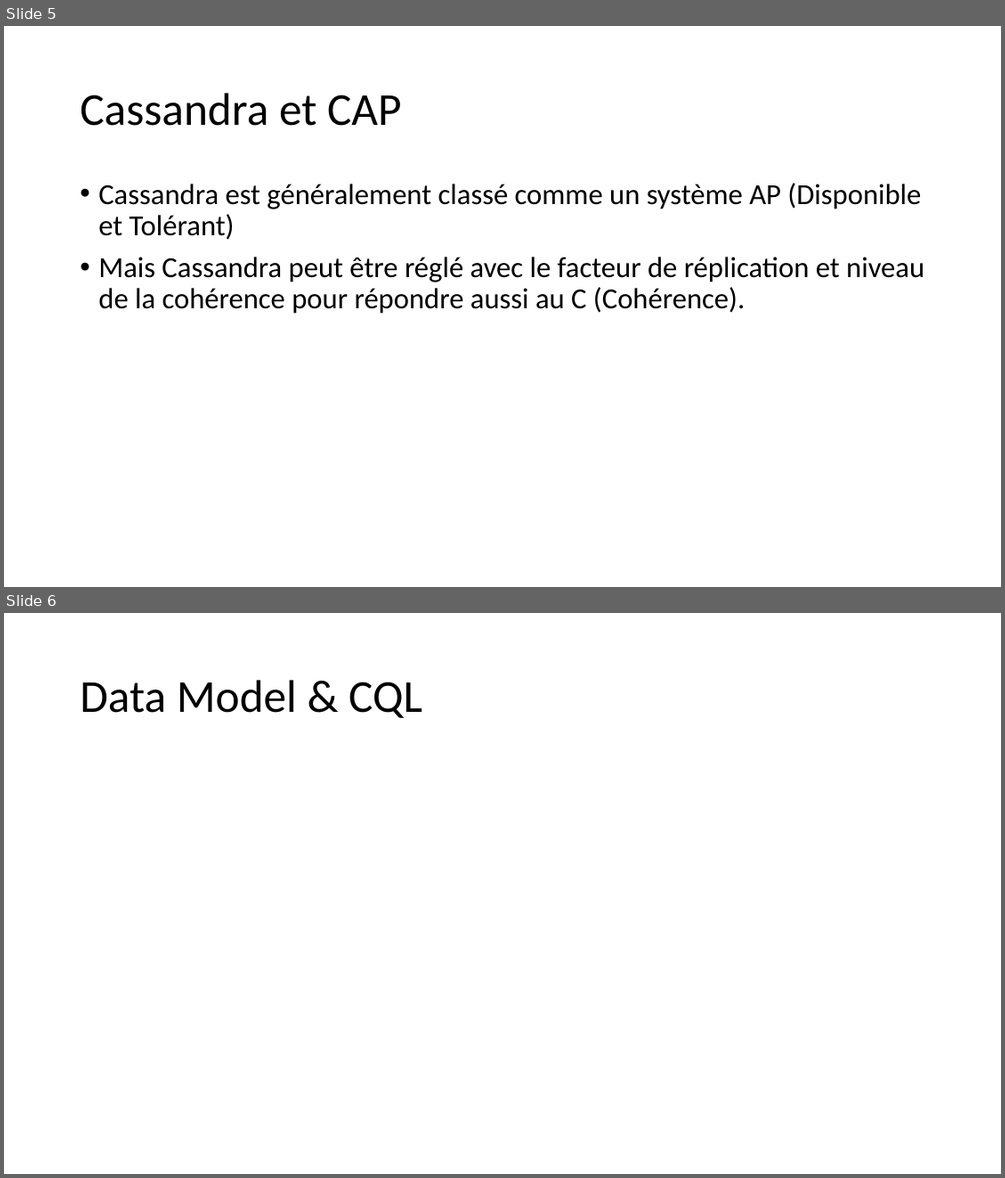
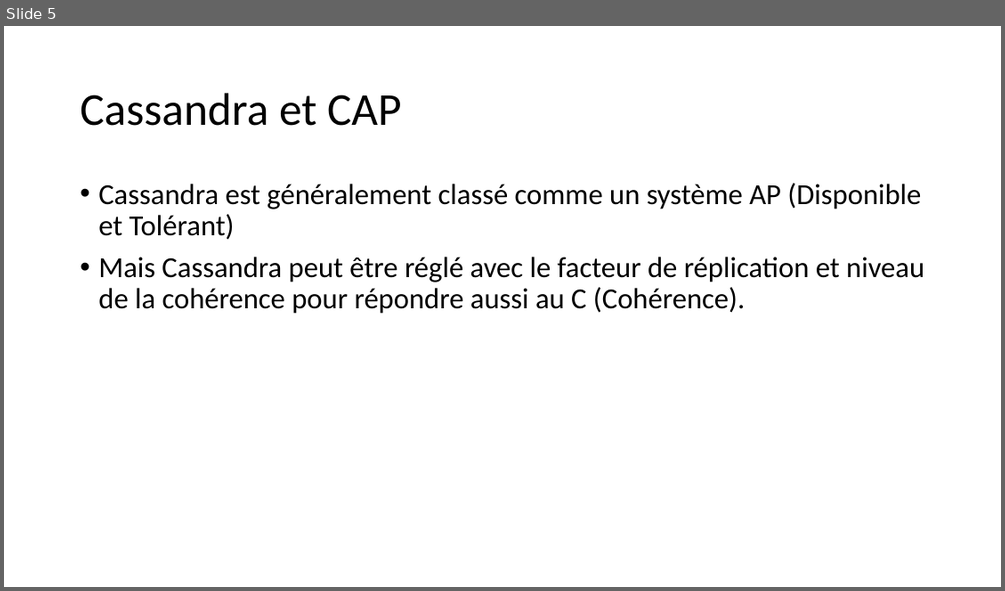
Before and after one commit to khalilbsaibes/cassandra, a slide deck: Cassandra.pptx. Shown one above the other, each under a label of ours: slides 5 and 6 before the commit, slide 5 after it. The pictures are 1005x1178 and 1005x591 pixels, drawn with LibreOffice and Linux fonts; fonts in the diff are those of the drawing. Boxes give left, top, right and bottom in pixels: in the first picture for what was removed or moved away, otherwise in the second. Text is boxed around its words. In the diff, an @@ line names an element or a change of style, - is before the commit and + after.

```diff
--- a/Cassandra.pptx
+++ b/Cassandra.pptx
@@ slide 6 removed at bbox=[4, 613, 1001, 1174], background #FFFFFF @@
@@ title removed at bbox=[80, 680, 422, 718] @@
-Data Model & CQL
```
Also in this commit, not shown: 2 slides added.
